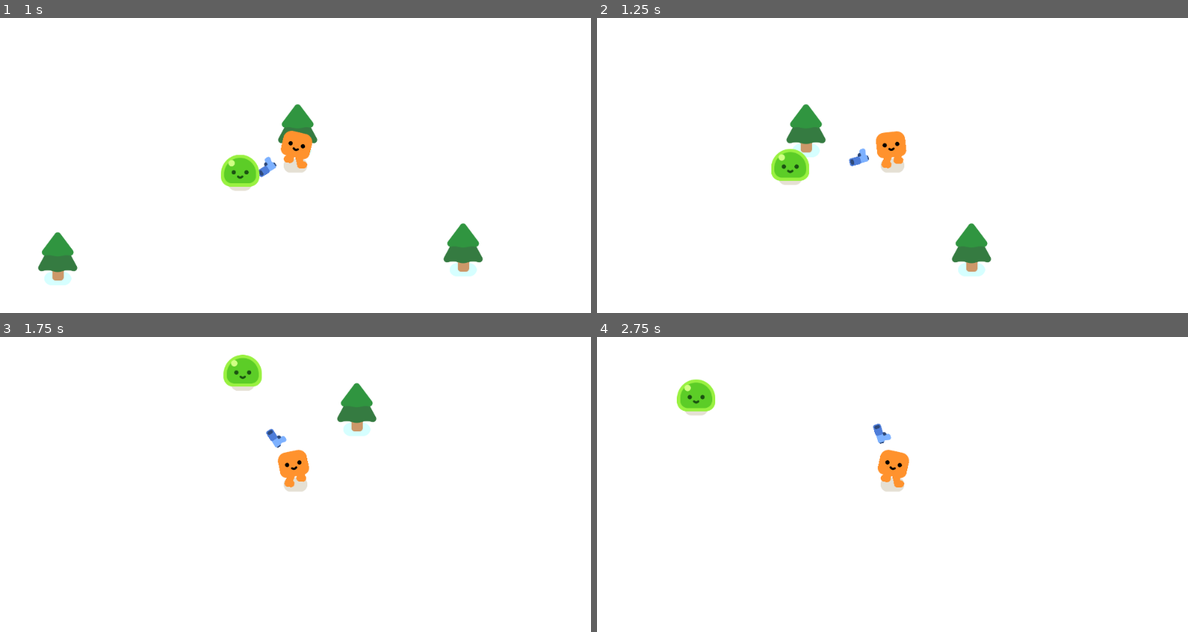
Above: before the commit, frames 1-4 (two rows, left to right).
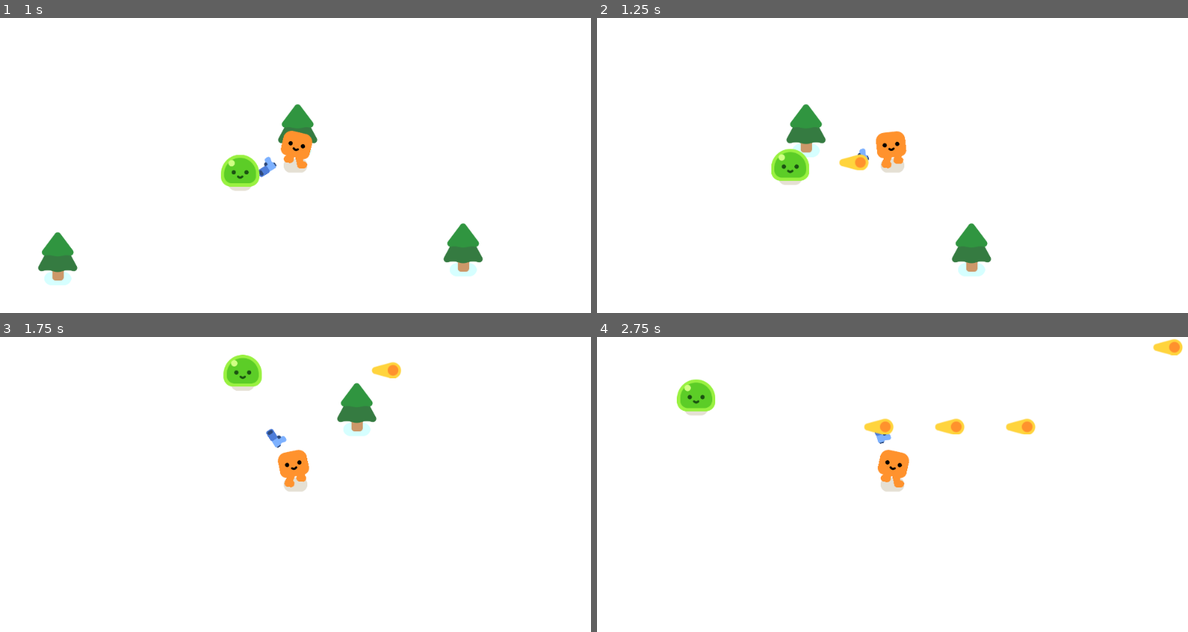
Above: after the commit, the same moments.

Repository: martindieck/gun-galore
Game: Godot game, scene res://game.tscn
The game is run twice, just before and just after one commit, with the same random seed, the same clock (stepped at 60 frames per second) and the same inputs.
Inputs:
- Up to frame 1 (1 s): hold D (move_right) from 0.53 s (still down)
- Up to frame 2 (1.25 s): keep holding D (move_right)
- Up to frame 3 (1.75 s): release D (move_right) at 1.28 s; hold S (move_down) from 1.28 s (still down)
- Up to frame 4 (2.75 s): release S (move_down) at 2.03 s; hold D (move_right) from 2.03 s (still down)

Frame 1 is identical in both runs. In frame 2, 0.2% of the frame differs, in the area x 41-46%, y 46-52%; in frame 3, 0.2%; in frame 4, 0.8%, in the area x 45-100%, y 0-33%.

Commit message:
Added Shooting on a Timer and Bug Fixes

Diff:
--- a/bullet.gd
+++ b/bullet.gd
@@ -1,6 +1,6 @@
 extends Area2D
 
-var travelled_distance
+var travelled_distance = 0
 const SPEED = 1000
 const RANGE = 1200
 
--- a/bullet.tscn
+++ b/bullet.tscn
@@ -7,6 +7,7 @@
 radius = 16.0
 
 [node name="Bullet" type="Area2D"]
+top_level = true
 collision_layer = 0
 collision_mask = 3
 script = ExtResource("1_oxog3")
--- a/gun.gd
+++ b/gun.gd
@@ -11,3 +11,6 @@
 	var new_bullet = BULLET.instantiate()
 	new_bullet.global_position = %ShootingPoint.global_position
 	%ShootingPoint.add_child(new_bullet)
+
+func _on_timer_timeout():
+	shoot()
--- a/gun.tscn
+++ b/gun.tscn
@@ -25,3 +25,9 @@
 [node name="ShootingPoint" type="Marker2D" parent="WeaponPivot/Pistol"]
 unique_name_in_owner = true
 position = Vector2(25, -10)
+
+[node name="Timer" type="Timer" parent="."]
+wait_time = 0.3
+autostart = true
+
+[connection signal="timeout" from="Timer" to="." method="_on_timer_timeout"]
